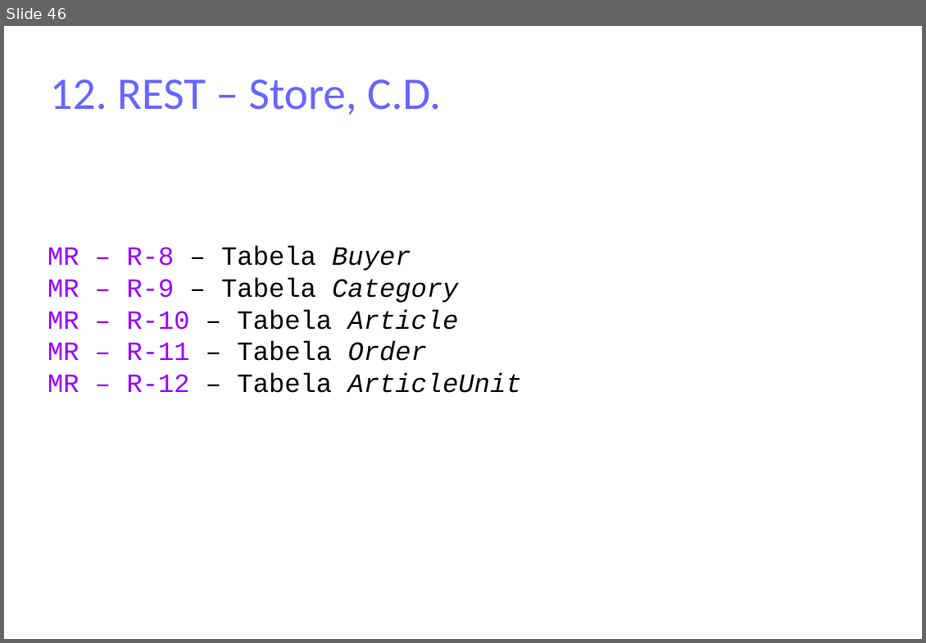
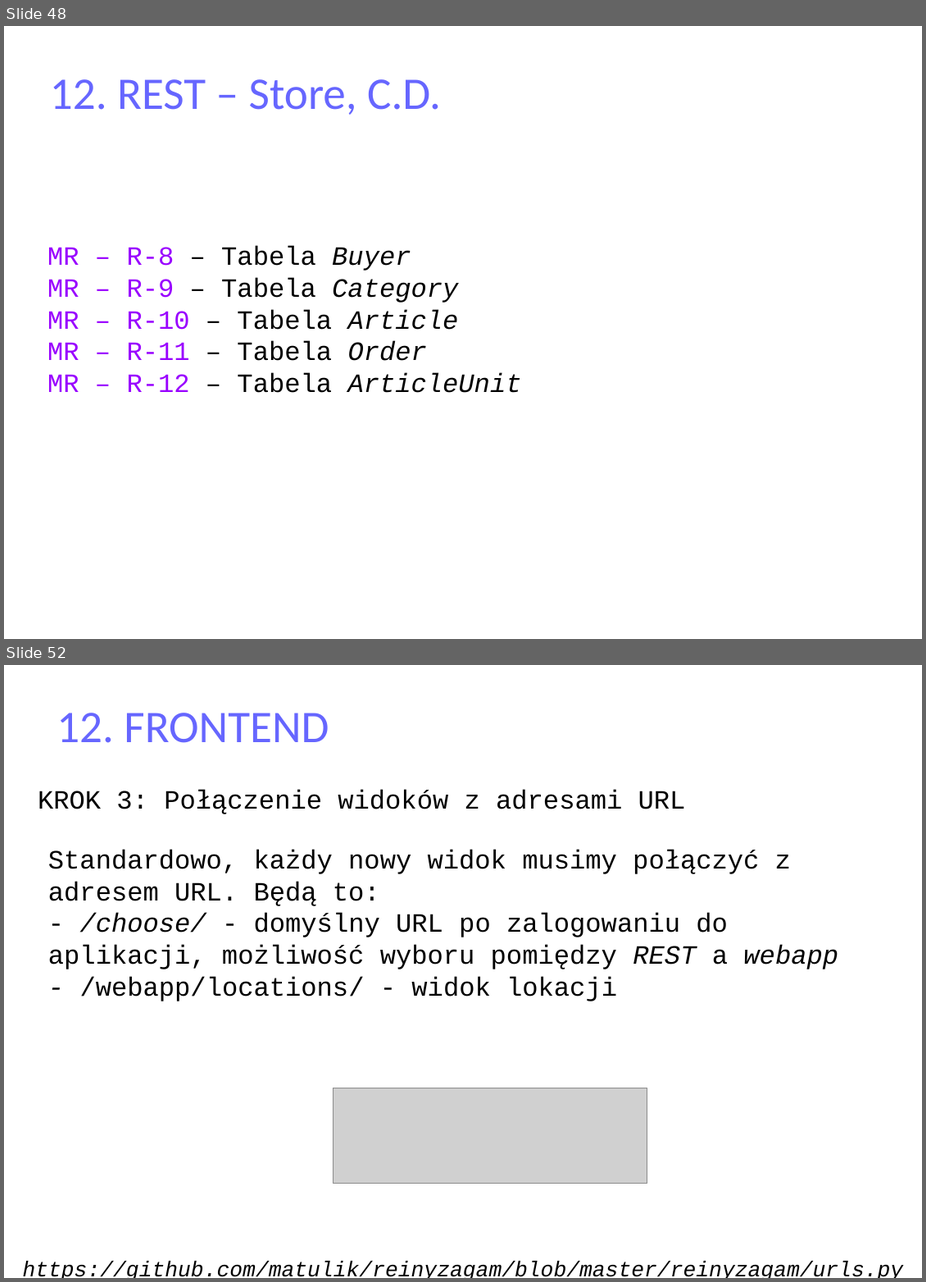
Before and after one commit to matulik/reinyzagam, a slide deck: Docs/presentation.odp. Shown one above the other, each under a label of ours: slide 46 before the commit, slides 48 and 52 after it; the slides between them are not shown. The pictures are 926x643 and 926x1282 pixels, drawn with LibreOffice and Linux fonts; fonts in the diff are those of the drawing; grey boxes stand for pictures. Boxes give left, top, right and bottom in pixels: in the first picture for what was removed or moved away, otherwise in the second. Text is boxed around its words. In the diff, an @@ line names an element or a change of style, - is before the commit and + after.

```diff
--- a/Docs/presentation.odp
+++ b/Docs/presentation.odp
@@ slide 52 added at bbox=[4, 665, 922, 1278], background #FFFFFF @@
@@ title added at bbox=[56, 713, 329, 743], 37.7 pt, text #6666FF @@
+12. FRONTEND
@@ text added at bbox=[38, 790, 686, 814], 22 pt, text #000000 @@
+KROK 3: Połączenie widoków z adresami URL
@@ text added at bbox=[48, 849, 839, 1001], 22 pt, text #000000 @@
+Standardowo, każdy nowy widok musimy połączyć z adresem URL. Będą to:
+- /choose/ - domyślny URL po zalogowaniu do aplikacji, możliwość wyboru pomiędzy REST a webapp
+- /webapp/locations/ - widok lokacji
@@ picture added at bbox=[333, 1087, 648, 1183] @@
@@ text added at bbox=[23, 1260, 904, 1278], 18 pt, text #000000, italic @@
+https://github.com/matulik/reinyzagam/blob/master/reinyzagam/urls.py
@@ what was slide 46 is now slide 48 @@
```
Also in this commit, not shown: 5 slides changed, 11 other slides added, 3 slides removed, 8 other files.
